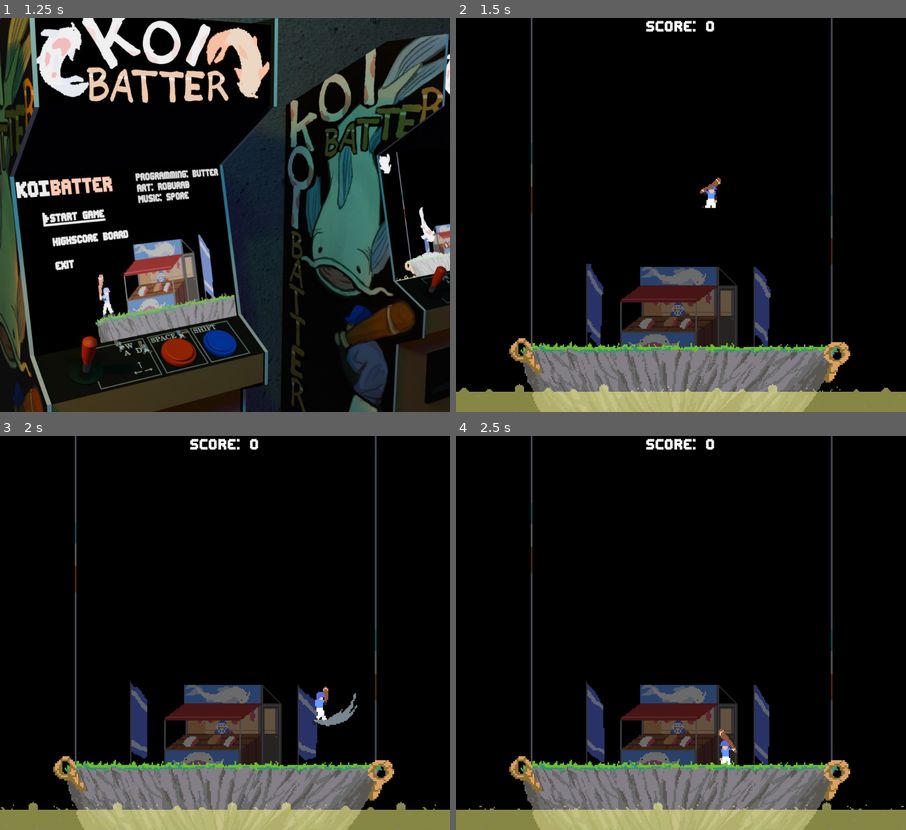
Above: before the commit, frames 1-4 (two rows, left to right).
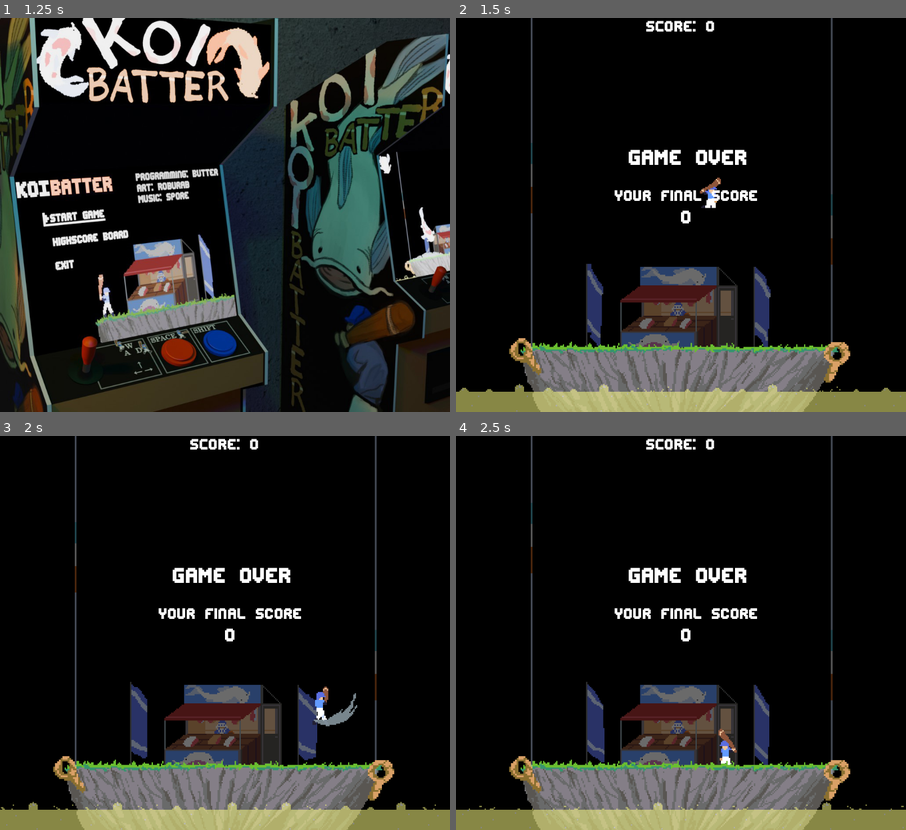
Above: after the commit, the same moments.

Repository: ButterM-40/Koi-Batter
Game: Godot game, scene res://Scenes/intro.tscn
The game is run twice, just before and just after one commit, with the same random seed, the same clock (stepped at 60 frames per second) and the same inputs.
Inputs:
- Up to frame 1 (1.25 s): tap Enter at 0.5 s; hold D (Right) from 0.53 s (still down); hold N (N) from 0.53 s (still down); tap Space (Hit) at 0.6 s; tap W (Jump) at 0.77 s
- Up to frame 2 (1.5 s): keep holding D (Right); tap Space (Hit) at 1.25 s; release N (N) at 1.28 s; tap N (N) at 1.35 s
- Up to frame 3 (2 s): keep holding D (Right); tap W (Jump) at 1.52 s; tap Space (Hit) at 1.55 s
- Up to frame 4 (2.5 s): release D (Right) at 2.03 s; hold A (Left) from 2.03 s (still down); hold N (N) from 2.03 s (still down); tap Space (Hit) at 2.1 s

Frame 1 is identical in both runs. In frame 2, 1.2% of the frame differs, in the area x 35-67%, y 33-53%; in frame 3, 1.3%; in frame 4, 1.3%.

Commit message:
enter score screen

Diff:
--- a/Scenes/Game.tscn
+++ b/Scenes/Game.tscn
@@ -12,6 +12,7 @@
 [ext_resource type="Texture2D" uid="uid://k5hiu1bv2qyu" path="res://Assets/blubber-Sheet.png" id="7_71axn"]
 [ext_resource type="Script" uid="uid://dliiuwxh68w5s" path="res://Scenes/score.gd" id="9_bf53h"]
 [ext_resource type="FontFile" uid="uid://csllkmo66ufvf" path="res://Assets/editundo.ttf" id="10_dahhg"]
+[ext_resource type="Script" uid="uid://c54dbcjlppw38" path="res://Scenes/end_score.gd" id="13_3cx6b"]
 
 [sub_resource type="RectangleShape2D" id="RectangleShape2D_bf53h"]
 size = Vector2(234.5, 10.5)
@@ -258,6 +259,131 @@
 "speed": 5.0
 }]
 
+[sub_resource type="Animation" id="Animation_3so38"]
+length = 0.001
+tracks/0/type = "value"
+tracks/0/imported = false
+tracks/0/enabled = true
+tracks/0/path = NodePath("stadiumBG:position")
+tracks/0/interp = 1
+tracks/0/loop_wrap = true
+tracks/0/keys = {
+"times": PackedFloat32Array(0),
+"transitions": PackedFloat32Array(1),
+"update": 0,
+"values": [Vector2(0, 0)]
+}
+tracks/1/type = "value"
+tracks/1/imported = false
+tracks/1/enabled = true
+tracks/1/path = NodePath("FloorStage:position")
+tracks/1/interp = 1
+tracks/1/loop_wrap = true
+tracks/1/keys = {
+"times": PackedFloat32Array(0),
+"transitions": PackedFloat32Array(1),
+"update": 0,
+"values": [Vector2(-3.5, 34.166656)]
+}
+tracks/2/type = "value"
+tracks/2/imported = false
+tracks/2/enabled = true
+tracks/2/path = NodePath("../Strings/StageString2:position")
+tracks/2/interp = 1
+tracks/2/loop_wrap = true
+tracks/2/keys = {
+"times": PackedFloat32Array(0),
+"transitions": PackedFloat32Array(1),
+"update": 0,
+"values": [Vector2(857, 337)]
+}
+tracks/3/type = "value"
+tracks/3/imported = false
+tracks/3/enabled = true
+tracks/3/path = NodePath("../Strings/StageString:position")
+tracks/3/interp = 1
+tracks/3/loop_wrap = true
+tracks/3/keys = {
+"times": PackedFloat32Array(0),
+"transitions": PackedFloat32Array(1),
+"update": 0,
+"values": [Vector2(174, 316)]
+}
+
+[sub_resource type="Animation" id="Animation_3cx6b"]
+resource_name = "shakingIsland"
+tracks/0/type = "value"
+tracks/0/imported = false
+tracks/0/enabled = true
+tracks/0/path = NodePath("stadiumBG:position")
+tracks/0/interp = 1
+tracks/0/loop_wrap = true
+tracks/0/keys = {
+"times": PackedFloat32Array(0.033333335, 0.1, 0.2, 0.3147385, 0.4147385, 0.5083101, 0.6083101, 0.70483696, 0.804837),
+"transitions": PackedFloat32Array(1, 1, 1, 1, 1, 1, 1, 1, 1),
+"update": 0,
+"values": [Vector2(0, 0), Vector2(1, 0), Vector2(-1, 0), Vector2(1, 0), Vector2(-1, 0), Vector2(1, 0), Vector2(-1, 0), Vector2(1, 0), Vector2(-1, 0)]
+}
+
+[sub_resource type="Animation" id="Animation_wxwew"]
+resource_name = "sinkingIsland"
+length = 8.0
+tracks/0/type = "value"
+tracks/0/imported = false
+tracks/0/enabled = true
+tracks/0/path = NodePath("stadiumBG:position")
+tracks/0/interp = 1
+tracks/0/loop_wrap = true
+tracks/0/keys = {
+"times": PackedFloat32Array(0, 0.16666667, 0.33333334, 0.5, 0.6333333, 0.8, 1, 1.5, 2, 2.4666667, 3, 3.4666667, 4, 4.5, 4.9666667),
+"transitions": PackedFloat32Array(1, 1, 1, 1, 1, 1, 1, 1, 1, 1, 1, 1, 1, 1, 1),
+"update": 0,
+"values": [Vector2(0, 0), Vector2(1, 4.485), Vector2(-1, 7.182), Vector2(1, 11.169), Vector2(1, 14.534), Vector2(-1, 17.885525), Vector2(-1, 22.676), Vector2(1, 34.055), Vector2(-1, 45.459), Vector2(1, 56.596), Vector2(-1, 68.793), Vector2(1, 80.054), Vector2(-1, 91.446), Vector2(1, 102.138), Vector2(0, 111.92)]
+}
+tracks/1/type = "value"
+tracks/1/imported = false
+tracks/1/enabled = true
+tracks/1/path = NodePath("FloorStage:position")
+tracks/1/interp = 1
+tracks/1/loop_wrap = true
+tracks/1/keys = {
+"times": PackedFloat32Array(0, 4.9666667),
+"transitions": PackedFloat32Array(1, 1),
+"update": 0,
+"values": [Vector2(-3.5, 34.166656), Vector2(-3.5, 145.185)]
+}
+tracks/2/type = "value"
+tracks/2/imported = false
+tracks/2/enabled = true
+tracks/2/path = NodePath("../Strings/StageString2:position")
+tracks/2/interp = 1
+tracks/2/loop_wrap = true
+tracks/2/keys = {
+"times": PackedFloat32Array(0, 4.9666667),
+"transitions": PackedFloat32Array(1, 1),
+"update": 0,
+"values": [Vector2(857, 337), Vector2(857, 631.59)]
+}
+tracks/3/type = "value"
+tracks/3/imported = false
+tracks/3/enabled = true
+tracks/3/path = NodePath("../Strings/StageString:position")
+tracks/3/interp = 1
+tracks/3/loop_wrap = true
+tracks/3/keys = {
+"times": PackedFloat32Array(0, 4.9666667),
+"transitions": PackedFloat32Array(1, 1),
+"update": 0,
+"values": [Vector2(174, 316), Vector2(174, 631.59)]
+}
+
+[sub_resource type="AnimationLibrary" id="AnimationLibrary_wxwew"]
+_data = {
+&"RESET": SubResource("Animation_3so38"),
+&"shakingIsland": SubResource("Animation_3cx6b"),
+&"sinkingIsland": SubResource("Animation_wxwew")
+}
+
 [sub_resource type="AtlasTexture" id="AtlasTexture_8e0uq"]
 atlas = ExtResource("7_71axn")
 region = Rect2(0, 0, 64, 32)
@@ -337,8 +463,6 @@
 position = Vector2(0, 20)
 scale = Vector2(0.7, 0.7)
 sprite_frames = SubResource("SpriteFrames_67aiy")
-frame = 12
-frame_progress = 1.0
 
 [node name="FloorStage" type="CollisionShape2D" parent="Stadium" unique_id=15743972]
 position = Vector2(-3.5, 34.166656)
@@ -369,10 +493,13 @@
 autoplay = "default"
 frame_progress = 0.09008803
 
-[node name="Sprite2D" type="Sprite2D" parent="Stadium" unique_id=1663774788]
+[node name="Sprite2D" type="Sprite2D" parent="Stadium/stadiumBG" unique_id=1663774788]
 z_index = 5
 position = Vector2(-0.25, 55)
 texture = ExtResource("2_gl6un")
+
+[node name="AnimationPlayer" type="AnimationPlayer" parent="Stadium" unique_id=666763271]
+libraries/ = SubResource("AnimationLibrary_wxwew")
 
 [node name="Strings" type="Node" parent="." unique_id=1705686334]
 
@@ -472,17 +599,38 @@
 script = ExtResource("9_bf53h")
 
 [node name="GameOver" type="RichTextLabel" parent="CanvasLayer" unique_id=1573698595]
-visible = false
-offset_left = 380.0
+offset_left = 393.0
 offset_top = 290.0
-offset_right = 661.0
-offset_bottom = 373.0
+offset_right = 682.0
+offset_bottom = 354.0
 theme_override_fonts/normal_font = ExtResource("10_dahhg")
 theme_override_font_sizes/normal_font_size = 59
 text = "GAME OVER"
 
+[node name="YourScore" type="RichTextLabel" parent="CanvasLayer" unique_id=109817339]
+offset_left = 287.0
+offset_top = 385.0
+offset_right = 762.0
+offset_bottom = 449.0
+theme_override_fonts/normal_font = ExtResource("10_dahhg")
+theme_override_font_sizes/normal_font_size = 42
+text = "your final score"
+horizontal_alignment = 1
+
+[node name="EndScore" type="RichTextLabel" parent="CanvasLayer" unique_id=954071265]
+offset_left = 80.0
+offset_top = 430.0
+offset_right = 969.0
+offset_bottom = 485.0
+theme_override_fonts/normal_font = ExtResource("10_dahhg")
+theme_override_font_sizes/normal_font_size = 50
+text = "0"
+horizontal_alignment = 1
+script = ExtResource("13_3cx6b")
+
 [node name="VisibleOnScreenNotifier2D" type="VisibleOnScreenNotifier2D" parent="." unique_id=546743254]
 
 [connection signal="area_entered" from="Stadium/FloorDetection" to="Stadium" method="_on_floor_detection_area_entered"]
+[connection signal="animation_finished" from="Stadium/AnimationPlayer" to="Stadium" method="_on_animation_player_animation_finished"]
 
 [editable path="Spawner"]
--- /dev/null
+++ b/Scenes/end_score.gd
@@ -0,0 +1,4 @@
+extends RichTextLabel
+
+func _process(delta):
+	text = str(Global.score)
--- /dev/null
+++ b/Scenes/enter_name.tscn
@@ -0,0 +1,70 @@
+[gd_scene format=3 uid="uid://qppv04bd88fe"]
+
+[ext_resource type="FontFile" uid="uid://csllkmo66ufvf" path="res://Assets/editundo.ttf" id="1_6ay1b"]
+[ext_resource type="Script" uid="uid://c54dbcjlppw38" path="res://Scenes/end_score.gd" id="2_p6lae"]
+[ext_resource type="Script" uid="uid://qfknsjr2ljbn" path="res://Scenes/name.gd" id="3_p6lae"]
+[ext_resource type="Texture2D" uid="uid://cq4875cln3bq2" path="res://Assets/fish2-Sheet.png" id="4_p67qx"]
+
+[node name="enterName" type="Node2D" unique_id=1153964625]
+
+[node name="yourScoreis" type="RichTextLabel" parent="." unique_id=490973188]
+offset_left = 286.0
+offset_top = 182.0
+offset_right = 664.0
+offset_bottom = 222.0
+theme_override_fonts/normal_font = ExtResource("1_6ay1b")
+theme_override_font_sizes/normal_font_size = 42
+text = "Your Score Is:"
+horizontal_alignment = 1
+
+[node name="EndScore" type="RichTextLabel" parent="." unique_id=463252481]
+offset_left = 258.0
+offset_top = 223.0
+offset_right = 698.0
+offset_bottom = 278.0
+theme_override_fonts/normal_font = ExtResource("1_6ay1b")
+theme_override_font_sizes/normal_font_size = 60
+text = "0"
+horizontal_alignment = 1
+script = ExtResource("2_p6lae")
+
+[node name="EnterName" type="RichTextLabel" parent="." unique_id=1366641186]
+offset_left = 288.0
+offset_top = 316.0
+offset_right = 681.0
+offset_bottom = 382.0
+theme_override_fonts/normal_font = ExtResource("1_6ay1b")
+theme_override_font_sizes/normal_font_size = 42
+text = "Enter your name:"
+horizontal_alignment = 1
+
+[node name="Name" type="Control" parent="." unique_id=629258411]
+layout_mode = 3
+anchors_preset = 0
+offset_right = 40.0
+offset_bottom = 40.0
+script = ExtResource("3_p6lae")
+
+[node name="LineEdit" type="LineEdit" parent="Name" unique_id=1632586126]
+layout_mode = 0
+offset_left = 319.0
+offset_top = 366.0
+offset_right = 644.0
+offset_bottom = 447.0
+theme_override_fonts/font = ExtResource("1_6ay1b")
+theme_override_font_sizes/font_size = 42
+alignment = 1
+max_length = 12
+emoji_menu_enabled = false
+
+[node name="CPUParticles2D" type="CPUParticles2D" parent="." unique_id=717964766]
+visible = false
+modulate = Color(0.446777, 0.44677705, 0.44677705, 1)
+z_index = -10
+position = Vector2(527, 29)
+amount = 6
+texture = ExtResource("4_p67qx")
+lifetime = 6.37
+preprocess = 0.49
+speed_scale = 0.37
+lifetime_randomness = 0.32
--- /dev/null
+++ b/Scenes/name.gd
@@ -0,0 +1,4 @@
+extends Control
+
+func _ready():
+	$LineEdit.grab_focus()
--- a/Scenes/stadium.gd
+++ b/Scenes/stadium.gd
@@ -21,5 +21,13 @@
 			floor_anim.play("default")
 			var target = available[randi_range(0, available.size() - 1)]
 			target._break()
+			$AnimationPlayer.play("shakingIsland")
 		if available.size() == 0:
 			$"../CanvasLayer/GameOver".visible = true
+			$AnimationPlayer.play("sinkingIsland")
+
+
+
+func _on_animation_player_animation_finished(anim_name):
+	if anim_name == "sinkingIsland":
+		get_tree().change_scene_to_file("res://Scenes/enter_name.tscn")
Not shown, added: Scenes/end_score.gd.uid
Not shown, added: Scenes/name.gd.uid
